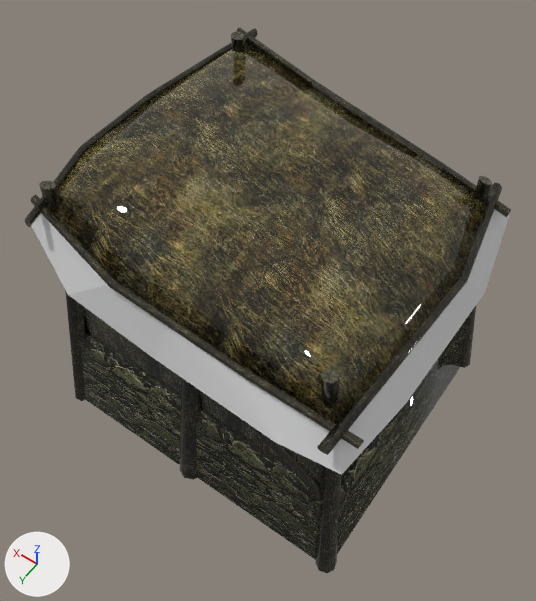
The OBJ model 3ddream/examples/firstpersongame/models/ex_de_shack_03.obj: old version first, new version second.
Before and after are seen from a camera (50 mm lens) standing at (-8.45, 12.53, 18.47) and looking at (0.11, 0.55, -0.36). Arrows for +X, +Y and +Z are at lower left; the lights stay in place. Where no turn or scale is listed for an object, it has been applied to the vertices.

Names of what the first picture shows: 'nifid_111-matrix_Tri_Ex_De_Shack_03_5-lib', 'nifid_116-matrix_Tri_Ex_De_Shack_03_6-lib', 'nifid_45-matrix_Tri_Object08_0-lib', 'nifid_51-matrix_Tri_Object09_0-lib', 'nifid_57-matrix_Tri_Object10_0-lib', 'nifid_63-matrix_Tri_Object11_0-lib', 'nifid_69-matrix_Tri_Object12_0-lib', 'nifid_75-matrix_Tri_Object13_0-lib', 'nifid_81-matrix_Tri_Object14_0-lib', 'nifid_91-matrix_Tri_Ex_De_Shack_03_1-lib', 'nifid_96-matrix_Tri_Ex_De_Shack_03_2-lib'.
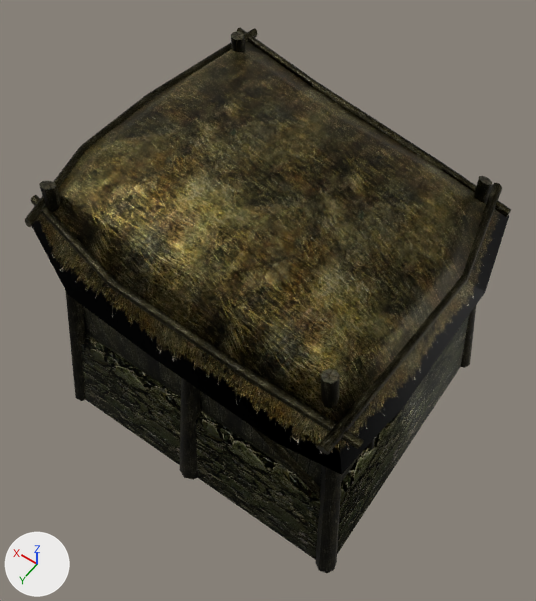
Diff of the bpy script that builds the scene:
```diff
--- a/3ddream/examples/firstpersongame/models/ex_de_shack_03.obj.py
+++ b/3ddream/examples/firstpersongame/models/ex_de_shack_03.obj.py
@@ mat_material_material__11 @@
 mat_material_material__11.roughness = 0.0
+mat_material_material__11.metallic = 1.0
@@ mat_material_material__4_007 @@
 mat_material_material__4_007 = principled_material('Material_Material_#4.007')
-mat_material_material__4_007.base_color = (0.64, 0.64, 0.64)  # light grey #d1d1d1
-mat_material_material__4_007.roughness = 0.0
+mat_material_material__4_007.texture = img_tx_shack_thatch_strip
+mat_material_material__4_007.metallic = 1.0
+mat_material_material__4_007.roughness = 0.526
@@ mat_material_material__4_008 @@
 mat_material_material__4_008 = principled_material('Material_Material_#4.008')
-mat_material_material__4_008.base_color = (0.64, 0.64, 0.64)  # light grey #d1d1d1
-mat_material_material__4_008.roughness = 0.0
+mat_material_material__4_008.texture = img_tx_shack_thatch_strip
+mat_material_material__4_008.metallic = 1.0
+mat_material_material__4_008.roughness = 0.526
@@ mat_material_material__4_009 @@
 mat_material_material__4_009 = principled_material('Material_Material_#4.009')
-mat_material_material__4_009.base_color = (0.64, 0.64, 0.64)  # light grey #d1d1d1
-mat_material_material__4_009.roughness = 0.0
+mat_material_material__4_009.texture = img_tx_shack_thatch_strip
+mat_material_material__4_009.metallic = 1.0
+mat_material_material__4_009.roughness = 0.526
@@ mat_material_material__4_010 @@
 mat_material_material__4_010 = principled_material('Material_Material_#4.010')
-mat_material_material__4_010.base_color = (0.64, 0.64, 0.64)  # light grey #d1d1d1
-mat_material_material__4_010.roughness = 0.0
+mat_material_material__4_010.texture = img_tx_shack_thatch_strip
+mat_material_material__4_010.metallic = 1.0
+mat_material_material__4_010.roughness = 0.526
@@ mat_material_material__4_011 @@
 mat_material_material__4_011 = principled_material('Material_Material_#4.011')
-mat_material_material__4_011.base_color = (0.64, 0.64, 0.64)  # light grey #d1d1d1
-mat_material_material__4_011.roughness = 0.0
+mat_material_material__4_011.texture = img_tx_shack_thatch_strip
+mat_material_material__4_011.metallic = 1.0
+mat_material_material__4_011.roughness = 0.526
@@ mat_material_material__4_012 @@
 mat_material_material__4_012 = principled_material('Material_Material_#4.012')
-mat_material_material__4_012.base_color = (0.64, 0.64, 0.64)  # light grey #d1d1d1
-mat_material_material__4_012.roughness = 0.0
+mat_material_material__4_012.texture = img_tx_shack_thatch_strip
+mat_material_material__4_012.metallic = 1.0
+mat_material_material__4_012.roughness = 0.526
@@ mat_material_material__4_013 @@
 mat_material_material__4_013 = principled_material('Material_Material_#4.013')
-mat_material_material__4_013.base_color = (0.64, 0.64, 0.64)  # light grey #d1d1d1
-mat_material_material__4_013.roughness = 0.0
+mat_material_material__4_013.texture = img_tx_shack_thatch_strip
+mat_material_material__4_013.metallic = 1.0
+mat_material_material__4_013.roughness = 0.526
@@ mat_material_material__3 @@
 mat_material_material__3.texture = img_tx_shack_thatch
-mat_material_material__3.roughness = 0.0
+mat_material_material__3.roughness = 0.526
+mat_material_material__3.metallic = 1.0
```

Boxes (x1, y1, x2, y2) around the edits, measured in the pictures (536 x 601 px):
'nifid_96-matrix_Tri_Ex_De_Shack_03_2-lib', surface changed: (53, 41, 486, 423) in both
'nifid_111-matrix_Tri_Ex_De_Shack_03_5-lib', surface changed: (81, 316, 469, 560) in both
'nifid_69-matrix_Tri_Object12_0-lib', surface changed: (153, 327, 275, 442) in both
'nifid_51-matrix_Tri_Object09_0-lib', surface changed: (390, 282, 485, 404) in both
'nifid_63-matrix_Tri_Object11_0-lib', surface changed: (250, 382, 342, 475) in both
'nifid_75-matrix_Tri_Object13_0-lib', surface changed: (69, 285, 168, 358) in both
'nifid_81-matrix_Tri_Object14_0-lib', surface changed: (32, 213, 107, 295) in both
'nifid_57-matrix_Tri_Object10_0-lib', surface changed (grey to black): (339, 378, 405, 474) in both
'nifid_45-matrix_Tri_Object08_0-lib', surface changed (grey to black): (467, 209, 509, 292) in both
